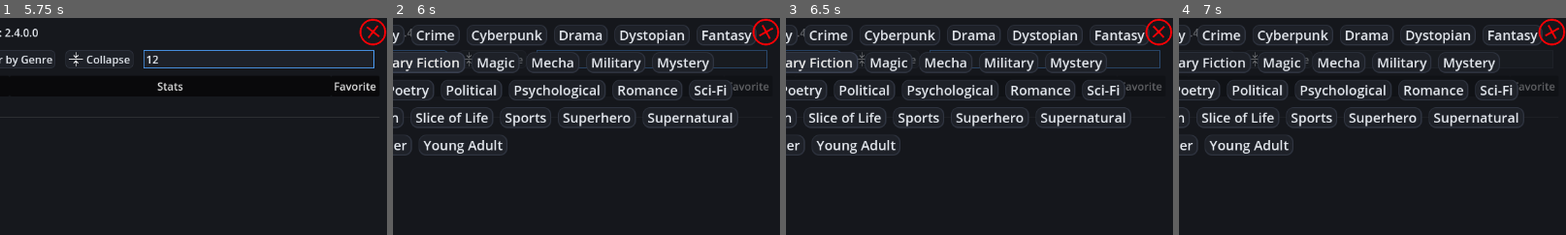
Above: before the commit, frames 1-4 (left to right).
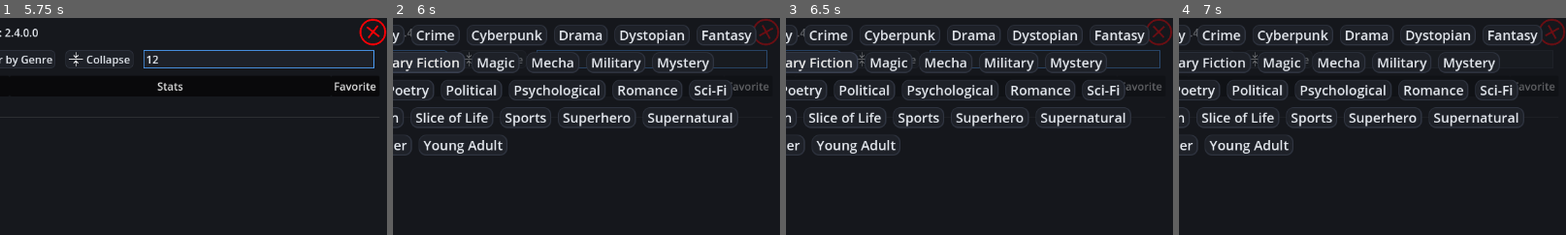
Above: after the commit, the same moments.

Repository: sredniW1234/Anime-Tracker-V2
Game: Godot game, scene res://Scenes/main_menu.tscn
The game is run twice, just before and just after one commit, with the same random seed, the same clock (stepped at 60 frames per second) and the same inputs.
Inputs (mouse positions are % of the whole screen's width and height, from its top left):
- Up to frame 1 (5.75 s): click "Open List" at 0.5 s; click "New List" at 1.25 s; click (44, 54) at 2.02 s; type "Alex" at 2.1 s; click "Create" at 2.75 s; click (83, 9) at 3.52 s; type "12" at 3.6 s; click "File" at 4.25 s; click "Filter by Status" at 5 s
- Up to frame 2 (6 s): click "Filter by Genre" at 5.75 s
- Up to frame 3 (6.5 s): no input
- Up to frame 4 (7 s): click "Adventure" at 6.5 s
The pictures show only the part of the screen within x 50-100%, y 0-50%; the shares and areas given below are measured in that part.

Frame 1 is identical in both runs. In frame 2, 0.3% of the frame differs, in the area x 92-100%, y 0-13%; in frame 3, 0.3%; in frame 4, 0.3%.
Error in both runs: Cannot call method 'get_value' on a null value. (res://Scripts/file_menu_button.gd:11)

Commit message:
Added Save On Exit prompt
Connected to settings
Shows if setting is on and any unsaved changes were made.

Diff:
--- a/Scenes/anime_list.tscn
+++ b/Scenes/anime_list.tscn
@@ -17,6 +17,7 @@
 [ext_resource type="Script" path="res://Scripts/new_list_confirm.gd" id="12_dc1qg"]
 [ext_resource type="PackedScene" uid="uid://dnjxphmutce4" path="res://Scenes/settings_view.tscn" id="13_wonr1"]
 [ext_resource type="Script" path="res://Scripts/possible_filter_genres.gd" id="16_xy5jm"]
+[ext_resource type="Script" path="res://Scripts/exit_confirm.gd" id="17_nx5um"]
 [ext_resource type="PackedScene" uid="uid://cf1o8eqcg1kku" path="res://Scenes/save_warn.tscn" id="18_we7a1"]
 
 [sub_resource type="StyleBoxEmpty" id="StyleBoxEmpty_jkd2l"]
@@ -273,6 +274,21 @@
 wait_time = 10.0
 autostart = true
 
+[node name="MarginContainer" type="MarginContainer" parent="."]
+layout_mode = 1
+anchors_preset = 1
+anchor_left = 1.0
+anchor_right = 1.0
+offset_left = -42.0
+offset_bottom = 42.0
+grow_horizontal = 0
+
+[node name="Save_Warn" parent="MarginContainer" instance=ExtResource("18_we7a1")]
+layout_mode = 2
+size_flags_horizontal = 1
+size_flags_vertical = 1
+tooltip_text = "You haven't saved yet. Unsaved changes can be lost!"
+
 [node name="Panel2" type="Panel" parent="."]
 visible = false
 layout_mode = 1
@@ -281,6 +297,7 @@
 anchor_bottom = 1.0
 grow_horizontal = 2
 grow_vertical = 2
+theme_type_variation = &"TransparentPanel"
 script = ExtResource("12_dc1qg")
 
 [node name="New List Confirm" type="CenterContainer" parent="Panel2"]
@@ -323,6 +340,51 @@
 expand_to_text_length = true
 
 [node name="Yes" type="Button" parent="Panel2/New List Confirm/VBoxContainer/HBoxContainer/HBoxContainer"]
+layout_mode = 2
+theme_override_font_sizes/font_size = 30
+text = "Yes"
+
+[node name="Exit Confirm" type="Panel" parent="."]
+visible = false
+layout_mode = 1
+anchors_preset = 15
+anchor_right = 1.0
+anchor_bottom = 1.0
+grow_horizontal = 2
+grow_vertical = 2
+theme_type_variation = &"TransparentPanel"
+script = ExtResource("17_nx5um")
+
+[node name="Exit Confirm" type="CenterContainer" parent="Exit Confirm"]
+layout_mode = 1
+anchors_preset = 15
+anchor_right = 1.0
+anchor_bottom = 1.0
+grow_horizontal = 2
+grow_vertical = 2
+mouse_filter = 0
+
+[node name="VBoxContainer" type="VBoxContainer" parent="Exit Confirm/Exit Confirm"]
+layout_mode = 2
+
+[node name="Label" type="Label" parent="Exit Confirm/Exit Confirm/VBoxContainer"]
+layout_mode = 2
+theme_override_font_sizes/font_size = 28
+text = "Are You Sure You Want To Exit?
+Any unsaved changes will be lost."
+horizontal_alignment = 1
+
+[node name="HBoxContainer" type="FlowContainer" parent="Exit Confirm/Exit Confirm/VBoxContainer"]
+layout_mode = 2
+theme_override_constants/h_separation = 100
+alignment = 1
+
+[node name="No" type="Button" parent="Exit Confirm/Exit Confirm/VBoxContainer/HBoxContainer"]
+layout_mode = 2
+theme_override_font_sizes/font_size = 30
+text = "No"
+
+[node name="Yes" type="Button" parent="Exit Confirm/Exit Confirm/VBoxContainer/HBoxContainer"]
 layout_mode = 2
 theme_override_font_sizes/font_size = 30
 text = "Yes"
@@ -370,21 +432,6 @@
 layout_mode = 2
 theme_override_font_sizes/font_size = 20
 text = "Filter Selected Genres"
-
-[node name="MarginContainer" type="MarginContainer" parent="."]
-layout_mode = 1
-anchors_preset = 1
-anchor_left = 1.0
-anchor_right = 1.0
-offset_left = -42.0
-offset_bottom = 42.0
-grow_horizontal = 0
-
-[node name="Save_Warn" parent="MarginContainer" instance=ExtResource("18_we7a1")]
-layout_mode = 2
-size_flags_horizontal = 1
-size_flags_vertical = 1
-tooltip_text = "You haven't saved yet. Unsaved changes can be lost!"
 
 [connection signal="tab_changed" from="PanelContainer/MarginContainer/TabContainer" to="PanelContainer/MarginContainer/TabContainer/View List/VBoxContainer/Tree" method="_on_tab_container_tab_changed"]
 [connection signal="tab_changed" from="PanelContainer/MarginContainer/TabContainer" to="PanelContainer/MarginContainer/TabContainer/List Stats/list_stats_view" method="_on_tab_container_tab_changed"]
@@ -400,4 +447,6 @@
 [connection signal="timeout" from="Timer" to="PanelContainer/MarginContainer/TabContainer/View List/VBoxContainer/Tree" method="_on_timer_timeout"]
 [connection signal="pressed" from="Panel2/New List Confirm/VBoxContainer/HBoxContainer/No" to="Panel2" method="_on_no_pressed"]
 [connection signal="pressed" from="Panel2/New List Confirm/VBoxContainer/HBoxContainer/HBoxContainer/Yes" to="Panel2" method="_on_yes_pressed"]
+[connection signal="pressed" from="Exit Confirm/Exit Confirm/VBoxContainer/HBoxContainer/No" to="Exit Confirm" method="_on_no_pressed"]
+[connection signal="pressed" from="Exit Confirm/Exit Confirm/VBoxContainer/HBoxContainer/Yes" to="Exit Confirm" method="_on_yes_pressed"]
 [connection signal="pressed" from="Filter Genres/MarginContainer/VBoxContainer/SelectGenres" to="PanelContainer/MarginContainer/TabContainer/View List/VBoxContainer/MenuBar/MarginContainer/HBoxContainer/FilterGenreMenuButton" method="_on_select_genres_pressed"]
--- /dev/null
+++ b/Scripts/exit_confirm.gd
@@ -0,0 +1,24 @@
+extends Panel
+
+
+# Called when the node enters the scene tree for the first time.
+func _ready() -> void:
+	get_tree().set_auto_accept_quit(false)
+	hide()
+
+
+func _notification(what):
+	# Intercept the quit request
+	if what == NOTIFICATION_WM_CLOSE_REQUEST:
+		if Manager.made_changes and SaveManager.current_settings.get_value("saving", "save_on_exit_prompt", false):
+			show()
+		else:
+			get_tree().quit()
+
+
+func _on_no_pressed() -> void:
+	hide()
+
+
+func _on_yes_pressed() -> void:
+	get_tree().quit()
Not shown: 1 places in Scenes/anime_list.tscn that only renumber resources
